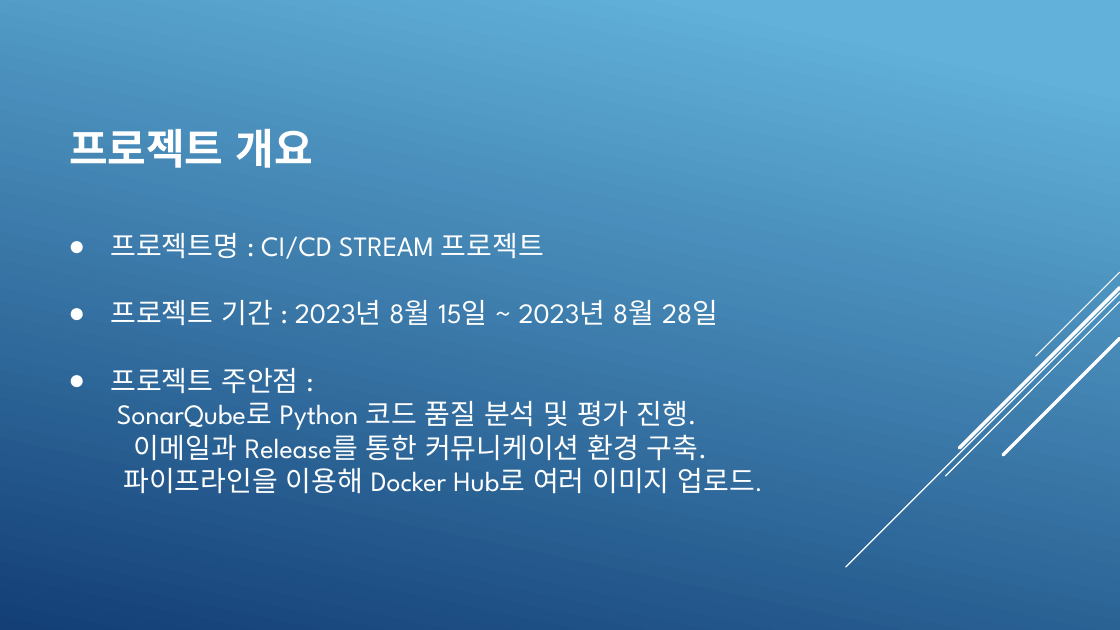
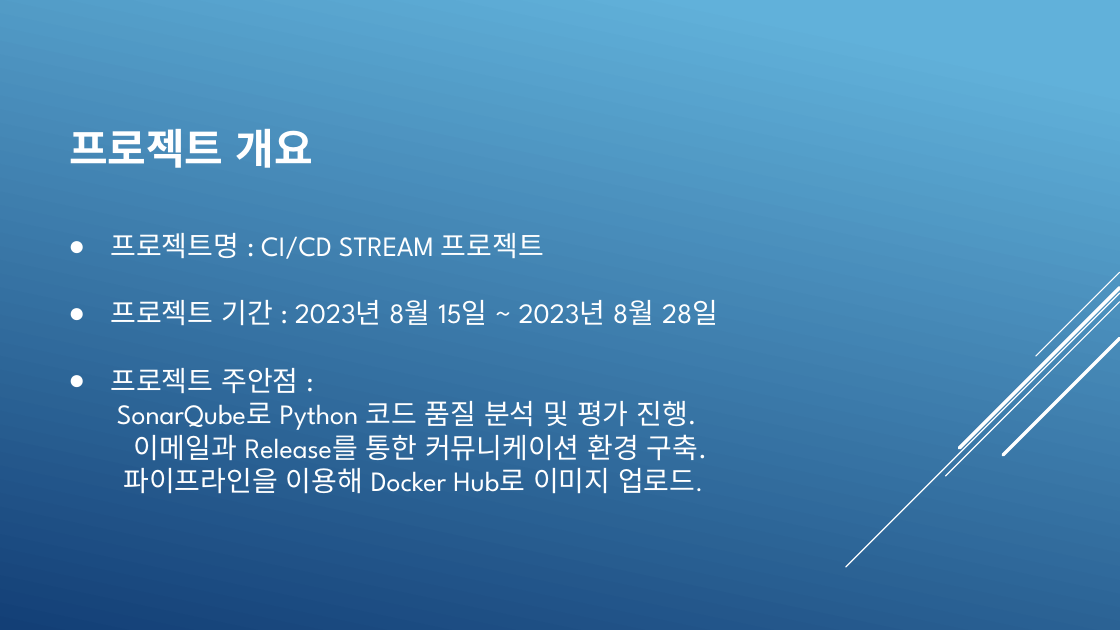
Before and after one commit to KimJeongHoon190/First_Project, a slide deck: slide 4 of 제출자료/최종 발표 프레젠테이션(김정훈).pptx (slide 3 before the commit). Drawn at 1120x630 pixels with LibreOffice and Linux fonts; fonts in the diff are those of the drawing. Boxes give left, top, right and bottom in pixels: in the first picture for what was removed or moved away, otherwise in the second. Text is boxed around its words. In the diff, an @@ line names an element or a change of style, - is before the commit and + after.

```diff
--- a/제출자료/최종 발표 프레젠테이션(김정훈).pptx
+++ b/제출자료/최종 발표 프레젠테이션(김정훈).pptx
@@ text at bbox=[123, 468, 695, 494]: text changed @@
-파이프라인을 이용해 Docker Hub로 여러 이미지 업로드.
+파이프라인을 이용해 Docker Hub로 이미지 업로드.
```
Also in this commit, not shown: 8 other slides changed, 1 slide added, 1 other file.
